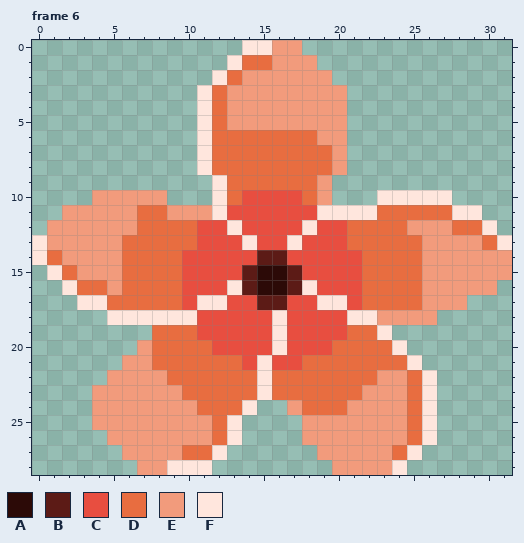
A pixel-art file gets an edit: The Fallen Guardian/Assets/Art/Environment/Beach/Flower/Beach_Flower_Plumeria.aseprite. Above is the file before it was changed.
32x29 pixels, 6 frames. Shown: frame 6. The commit also changed other frames, which this record leaves out.
Palette (. is transparent): A #2c0a07  B #5c1b16  C #e84e40  D #e86d40  E #f29b7c  F #ffe6dd
Pixels before, frame 6, first column x 0:
 0 ..............FFEE..............
 1 .............FDDEEE.............
 2 ............FDEEEEEE............
 3 ...........FDEEEEEEEE...........
 4 ...........FDEEEEEEEE...........
 5 ...........FDEEEEEEEE...........
 6 ...........FDDDDDDDEE...........
 7 ...........FDDDDDDDDE...........
 8 ...........FDDDDDDDDE...........
 9 ............FDDDDDDE............
10 ....EEEEE...FDCCCCDE...FFFFF....
11 ..EEEEEDDEEEFCCCCCCFFFFDDDDDFF..
12 .EEEEEEDDDDCCFCCCCFCCDDDDEEEDDF.
13 FEEEEEDDDDDCCCFCCFCCCDDDDDEEEEDF
14 FDEEEEDDDDCCCCCBBCCCCCDDDDEEEEEE
15 .FDEEEDDDDCCCCBAABCCCCDDDDEEEEEE
16 ..FDDEDDDDCCCFBAABFCCCDDDDEEEEE.
17 ...FFDDDDDCFFCCBBCCFFCDDDDEEE...
18 .....FFFFFFCCCCCFCCCCFFEEEE.....
19 ........DDDCCCCCFCCCCDDF........
20 .......EDDDDCCCCFCCCDDDDF.......
21 ......EEDDDDDDCFCCDDDDDDDF......
22 .....EEEEDDDDDDFDDDDDDDEEDF.....
23 ....EEEEEEDDDDDFDDDDDDEEEDF.....
24 ....EEEEEEEDDDF..EDDDEEEEDF.....
25 ....EEEEEEEEDF....EEEEEEEDF.....
26 .....EEEEEEEDF....EEEEEEEDF.....
27 ......EEEEDDF......EEEEEDF......
28 .......EEFFF........EEEEF.......
And afterwards:
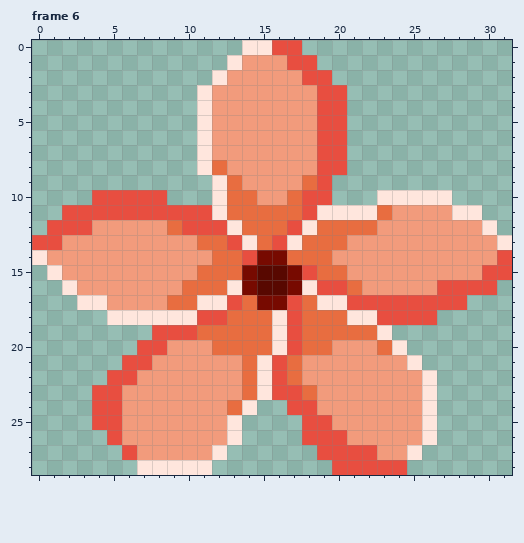
Log entry: Updated Flowers + Sorting
Edits made:
Colour A changes from #2c0a07 to #580800.
Colour B changes from #5c1b16 to #770a00.
Frame 6:
Colour D gives way to colour C in rows 7 to 8 at x 19; in row 10 at x 18; in row 11 at x 7 to 8; in row 12 at x 10; in row 17 at x 22 to 25; in row 19 at x 8 to 10.
Colour D gives way to colour C in row 20 at x 8; in row 22 at x 16; in row 23 at x 16 to 17; in row 24 at x 18.
Colour E gives way to colour C in row 0 at x 16 to 17; in row 1 at x 17 to 18; in row 2 at x 18 to 19; in rows 3 to 6 at x 19 to 20; in rows 7 to 8 at x 20; in row 9 at x 19.
Colour E gives way to colour C in row 10 at x 4 to 8 and 19; in row 11 at x 2 to 6 and 9 to 11; in row 12 at x 1 to 3; in row 13 at x 1; in row 14 at x 31; in row 15 at x 30 to 31.
Colour E gives way to colour C in row 16 at x 27 to 30; in row 17 at x 26 to 28; in row 18 at x 23 to 26; in row 20 at x 7; in row 21 at x 6 to 7; in row 22 at x 5 to 6.
Colour E gives way to colour C in row 23 at x 4 to 5; in row 24 at x 4 to 5 and 17; in row 25 at x 4 to 5 and 18 to 19; in row 26 at x 5 and 18 to 20; in row 27 at x 6 and 19 to 22; in row 28 at x 20 to 23.
Colour F gives way to colour C in row 13 at x 0; in row 28 at x 24.
Colour C gives way to colour D in row 10 at x 14 and 17; in row 11 at x 13 to 17; in row 12 at x 14 to 16 and 19 to 20; in row 13 at x 11 to 12, 15 and 18 to 20; in row 14 at x 12 to 13 and 17 to 19; in row 15 at x 11 to 13 and 19 to 20.
Colour C gives way to colour D in row 16 at x 10 to 12 and 21; in row 17 at x 10, 14 and 18; in row 18 at x 13 to 15 and 18 to 20; in row 19 at x 11 to 15 and 18 to 20; in row 20 at x 12 to 15 and 18 to 19; in row 21 at x 14 and 17.
Colour C gives way to colour E in row 10 at x 15 to 16; in row 14 at x 10 to 11 and 20 to 21; in row 15 at x 10 and 21.
Colour D gives way to colour E in row 1 at x 14 to 15; in row 2 at x 13; in rows 3 to 5 at x 12; in rows 6 to 7 at x 12 to 18; in row 8 at x 13 to 18; in row 9 at x 14 to 17.
Colour D gives way to colour E in row 11 at x 24 to 27; in row 12 at x 7 to 8, 23 to 24 and 28 to 29; in row 13 at x 6 to 10, 21 to 25 and 30; in row 14 at x 1, 6 to 9 and 22 to 25; in row 15 at x 2, 6 to 9 and 22 to 25; in row 16 at x 3 to 4, 6 to 9 and 22 to 25.
Colour D gives way to colour E in row 17 at x 5 to 8; in row 20 at x 9 to 11 and 20 to 22; in row 21 at x 8 to 13 and 18 to 24; in row 22 at x 9 to 13, 18 to 22 and 25; in row 23 at x 10 to 13, 19 to 21 and 25; in row 24 at x 11 to 12, 19 to 20 and 25.
Colour D gives way to colour E in rows 25 to 26 at x 12 and 25; in row 27 at x 10 to 11 and 24.
Colour E gives way to colour F in row 28 at x 7 to 8.
Where, in picture pixels (left, top, right, bottom), the same in both pictures:
changed: (32, 40, 512, 475)
